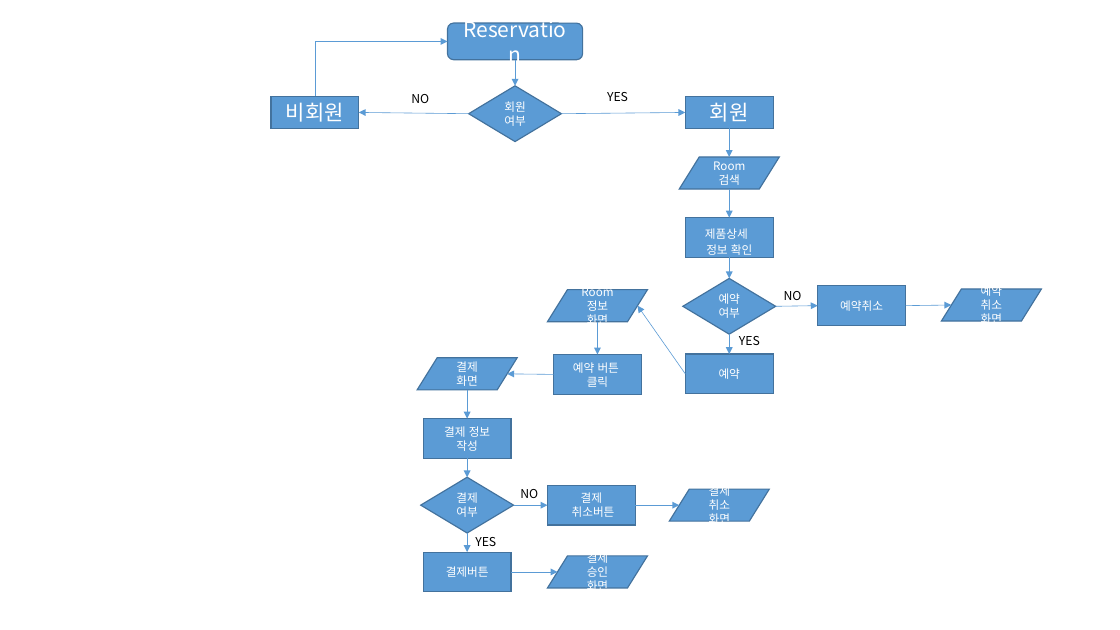
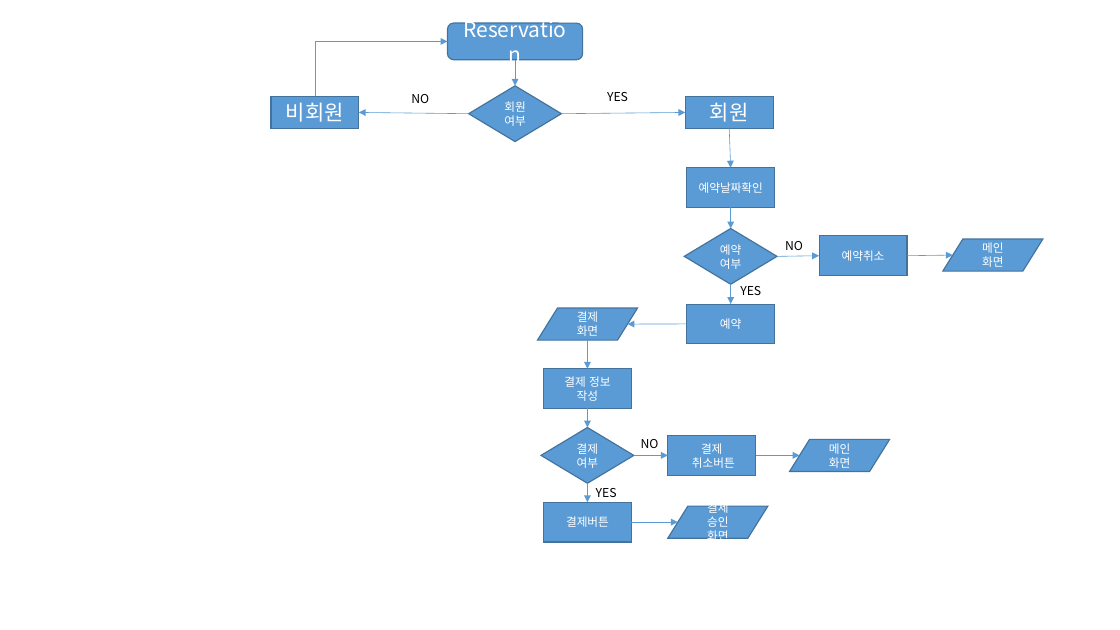
Before and after one commit to JeongJason/Camping-Story, a slide deck: slide 6 of PPT_0.2.pptx. Drawn at 1120x630 pixels with LibreOffice and Linux fonts; fonts in the diff are those of the drawing. Boxes give left, top, right and bottom in pixels: in the first picture for what was removed or moved away, otherwise in the second. Text is boxed around its words. In the diff, an @@ line names an element or a change of style, - is before the commit and + after.

Commit message:
PPT 0.3

```diff
--- a/PPT_0.2.pptx
+++ b/PPT_0.2.pptx
@@ arrow moved from (729, 129) - (729, 157) to (729, 129) - (731, 168) @@
@@ flow chart input output removed at bbox=[680, 157, 780, 189] @@
-Room 검색
@@ 4 arrows, 3 rectangles, 2 texts, 1 diamond, 1 flow chart input output: place and size @@
-4 arrows, 3 rectangles, 2 texts, 1 diamond, 1 flow chart input output at bbox=[683, 218, 1042, 393]
+4 arrows, 3 rectangles, 2 texts, 1 diamond, 1 flow chart input output at bbox=[685, 168, 1043, 344]
@@ text in rectangle at bbox=[699, 182, 763, 193]: text changed @@
-제품상세
-정보 확인
+예약날짜확인
@@ arrow removed from (729, 189) to (729, 218) @@
@@ text in flow chart input output at bbox=[982, 242, 1003, 253]: text changed @@
-예약
-취소
+메인
@@ flow chart input output removed at bbox=[548, 290, 648, 322] @@
-Room 정보
-화면
@@ arrow removed from (597, 322) to (597, 355) @@
@@ arrow moved from (554, 375) - (507, 374) to (687, 324) - (628, 324) @@
@@ arrow removed from (686, 374) to (638, 306) @@
@@ rectangle removed at bbox=[554, 355, 642, 394] @@
-예약 버튼
-클릭
@@ 6 arrows, 3 flow chart input outputs, 3 rectangles, 2 texts, 1 diamond: place and size @@
-6 arrows, 3 flow chart input outputs, 3 rectangles, 2 texts, 1 diamond at bbox=[418, 358, 770, 592]
+6 arrows, 3 flow chart input outputs, 3 rectangles, 2 texts, 1 diamond at bbox=[538, 308, 890, 542]
@@ text in flow chart input output at bbox=[829, 443, 850, 454]: text changed @@
-결제
-취소
+메인
```
Also in this commit, not shown: 1 other slide changed, 2 other files.
